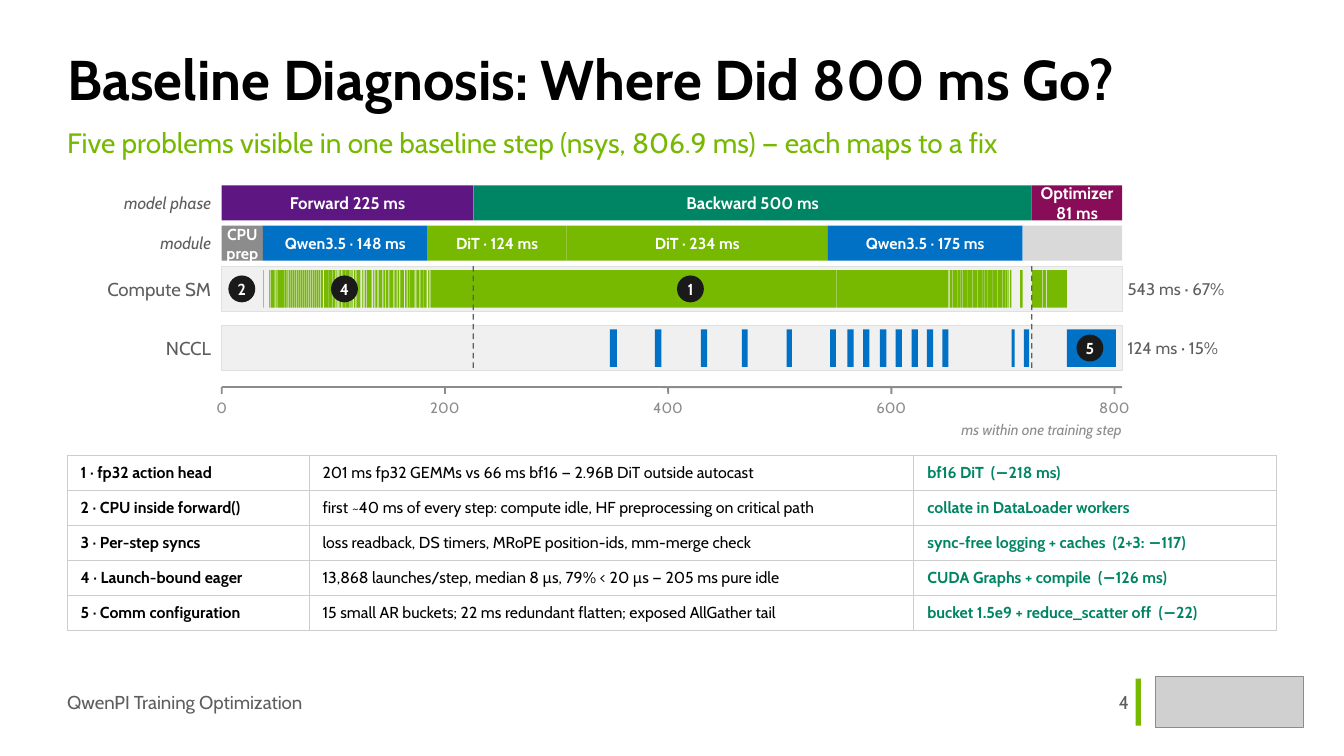
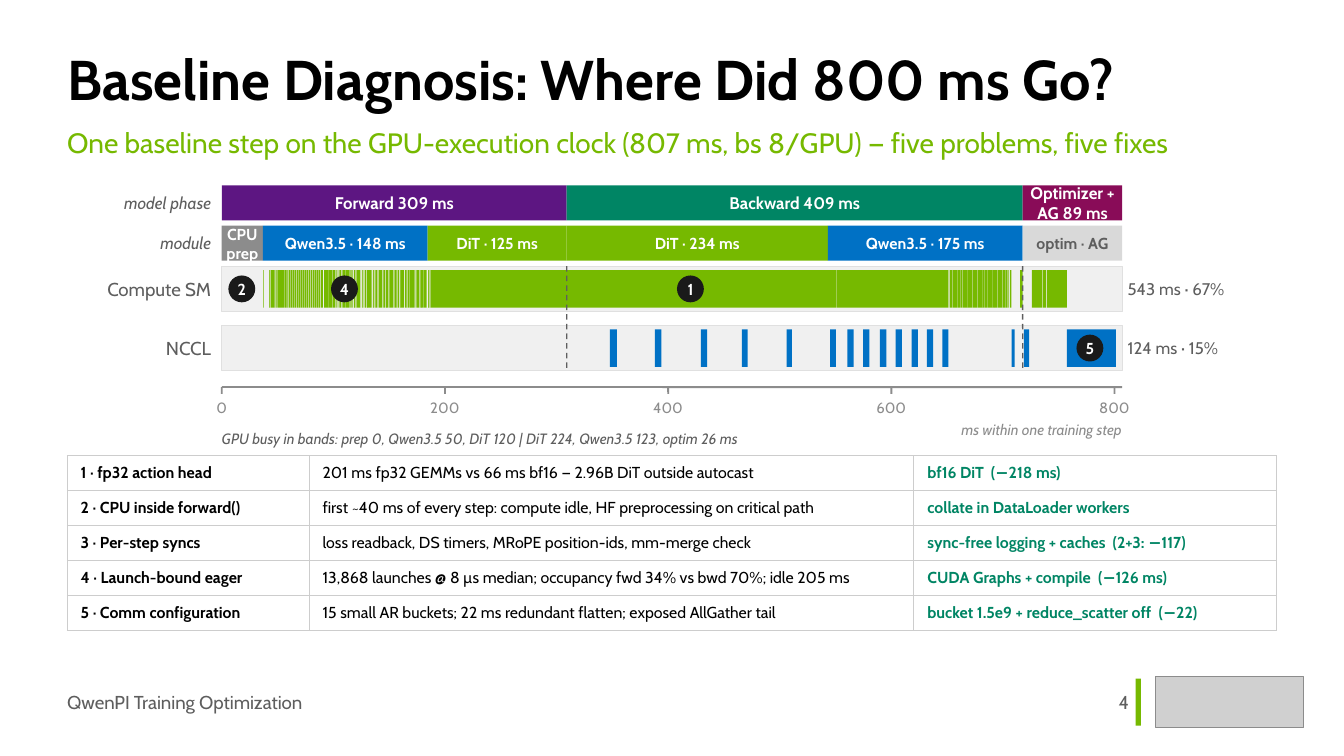
Before and after one commit to Holworth/starVLA, a slide deck: slide 4 of docs/slides/qwenpi-optimization.pptx. Drawn at 1344x756 pixels with LibreOffice and Linux fonts; fonts in the diff are those of the drawing; grey boxes stand for pictures. Boxes give left, top, right and bottom in pixels: in the first picture for what was removed or moved away, otherwise in the second. Text is boxed around its words. In the diff, an @@ line names an element or a change of style, - is before the commit and + after.

Commit message:
docs(slides): diagnosis timeline on unified GPU-execution clock, aligned phase/module boundaries

```diff
--- a/docs/slides/qwenpi-optimization.pptx
+++ b/docs/slides/qwenpi-optimization.pptx
@@ text at box(67, 132, 1168, 160): text changed @@
-Five problems visible in one baseline step (nsys, 806.9 ms) — each maps to a fix
+One baseline step on the GPU-execution clock (807 ms, bs 8/GPU) — five problems, five fixes
@@ rectangle: place and size @@
-rectangle at box(222, 185, 473, 220)
+rectangle at box(222, 185, 567, 220)
@@ text at box(335, 196, 454, 210): text changed @@
-Forward 225 ms
+Forward 309 ms
@@ rectangle: place and size @@
-rectangle at box(473, 185, 1032, 220)
+rectangle at box(567, 185, 1023, 220)
@@ text at box(729, 196, 860, 210): text changed @@
-Backward 500 ms
+Backward 409 ms
@@ rectangle: place and size @@
-rectangle at box(1032, 185, 1122, 220)
+rectangle at box(1023, 185, 1122, 220)
@@ text at box(1030, 185, 1108, 223): text changed @@
-Optimizer 81 ms
+Optimizer + AG 89 ms
@@ text at box(456, 237, 537, 249): text changed @@
-DiT · 124 ms
+DiT · 125 ms
@@ text added at box(1036, 238, 1108, 253), 8.5 pt, text #5E5E5E, bold @@
+optim · AG
@@ line moved from (473, 266) - (473, 371) to (567, 266) - (567, 371) @@
@@ line moved from (1032, 266) - (1032, 371) to (1023, 266) - (1023, 371) @@
@@ text added at box(222, 433, 738, 448), 8 pt, text #5E5E5E, italic @@
+GPU busy in bands: prep 0, Qwen3.5 50, DiT 120 | DiT 224, Qwen3.5 123, optim 26 ms
@@ table at box(67, 456, 1277, 626) @@
-row 4, column 2: 13,868 launches/step, median 8 µs, 79% < 20 µs — 205 ms pure idle
+row 4, column 2: 13,868 launches @ 8 µs median; occupancy fwd 34% vs bwd 70%; idle 205 ms
```
Also in this commit, not shown: 1 other file.
